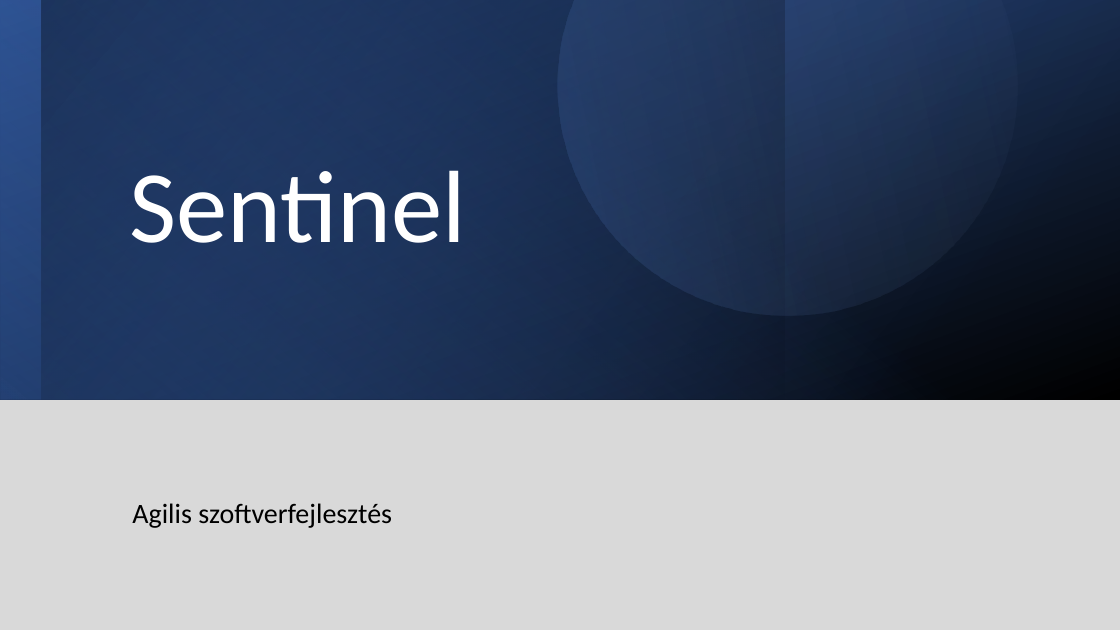
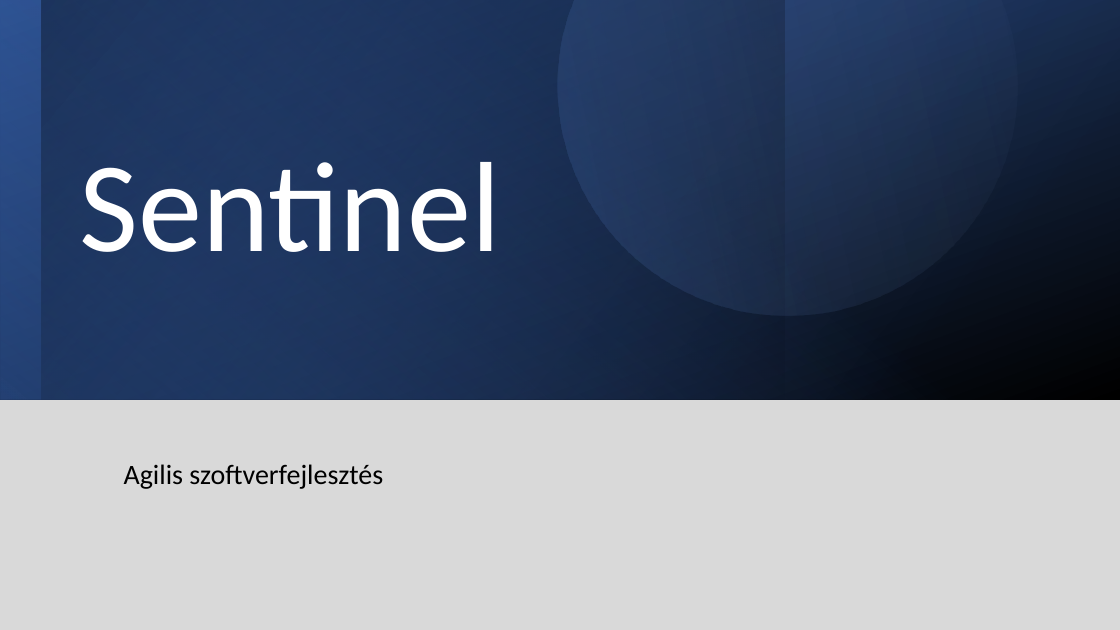
Before and after one commit to zal2004/AgilisSzoftFejlDemo, a slide deck: slide 1 of Sentinel.pptx. Drawn at 1120x630 pixels with LibreOffice and Linux fonts; fonts in the diff are those of the drawing. Boxes give left, top, right and bottom in pixels: in the first picture for what was removed or moved away, otherwise in the second. Text is boxed around its words. In the diff, an @@ line names an element or a change of style, - is before the commit and + after.

```diff
--- a/Sentinel.pptx
+++ b/Sentinel.pptx
@@ title "Sentinel": place and size @@
-title "Sentinel" at bbox=[129, 170, 466, 243]
+title "Sentinel" at bbox=[80, 162, 501, 252]
@@ title "Sentinel" at bbox=[80, 162, 501, 252]: size 88 to 110 pt @@
@@ subtitle "Agilis szoftverfejlesztés": place and size @@
-subtitle "Agilis szoftverfejlesztés" at bbox=[132, 503, 392, 528]
+subtitle "Agilis szoftverfejlesztés" at bbox=[124, 464, 383, 489]
```
Also in this commit, not shown: 4 other slides changed, 1 slide added, 1 slide removed, 10 other files.
